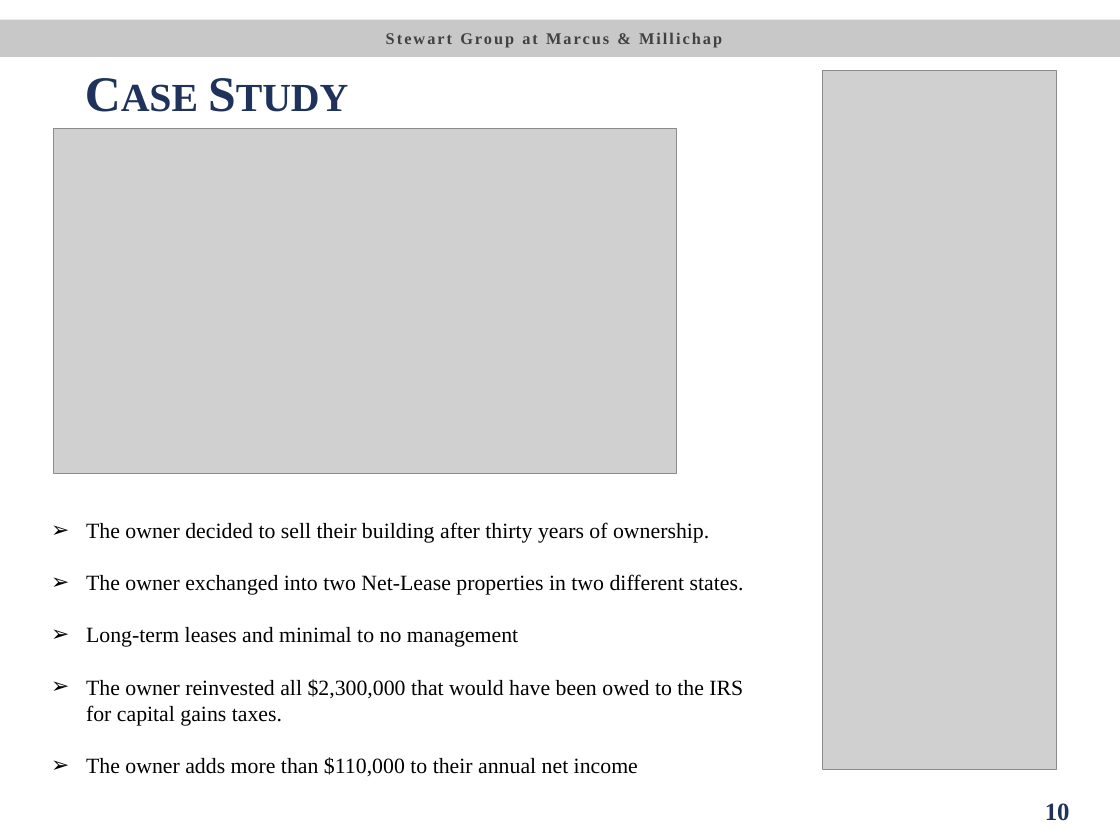
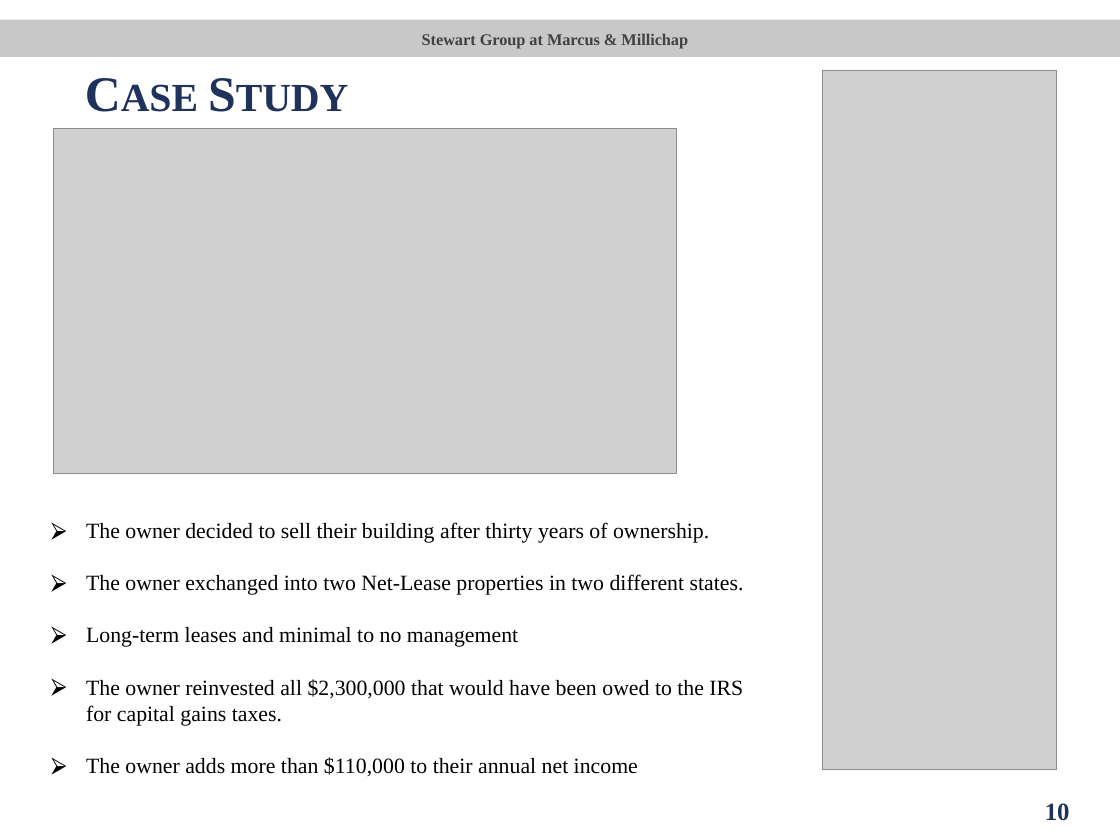
Before and after one commit to TheStewartGroup/BuildingAnalysis, a slide deck: slide 10 of template.pptx. Drawn at 1120x840 pixels with LibreOffice and Linux fonts; fonts in the diff are those of the drawing; grey boxes stand for pictures. Boxes give left, top, right and bottom in pixels: in the first picture for what was removed or moved away, otherwise in the second. Text is boxed around its words. In the diff, an @@ line names an element or a change of style, - is before the commit and + after.

```diff
--- a/template.pptx
+++ b/template.pptx
@@ text "Stewart Group at Marcus & ..." at box(422, 33, 688, 49): letter spacing 1.3 to 0 pt; rotation 90 to 0 degrees @@
@@ text "The owner decided to sell ..." at box(86, 522, 744, 776): bullet ➢ to ⮚ @@
```
Also in this commit, not shown: 9 other slides changed.
